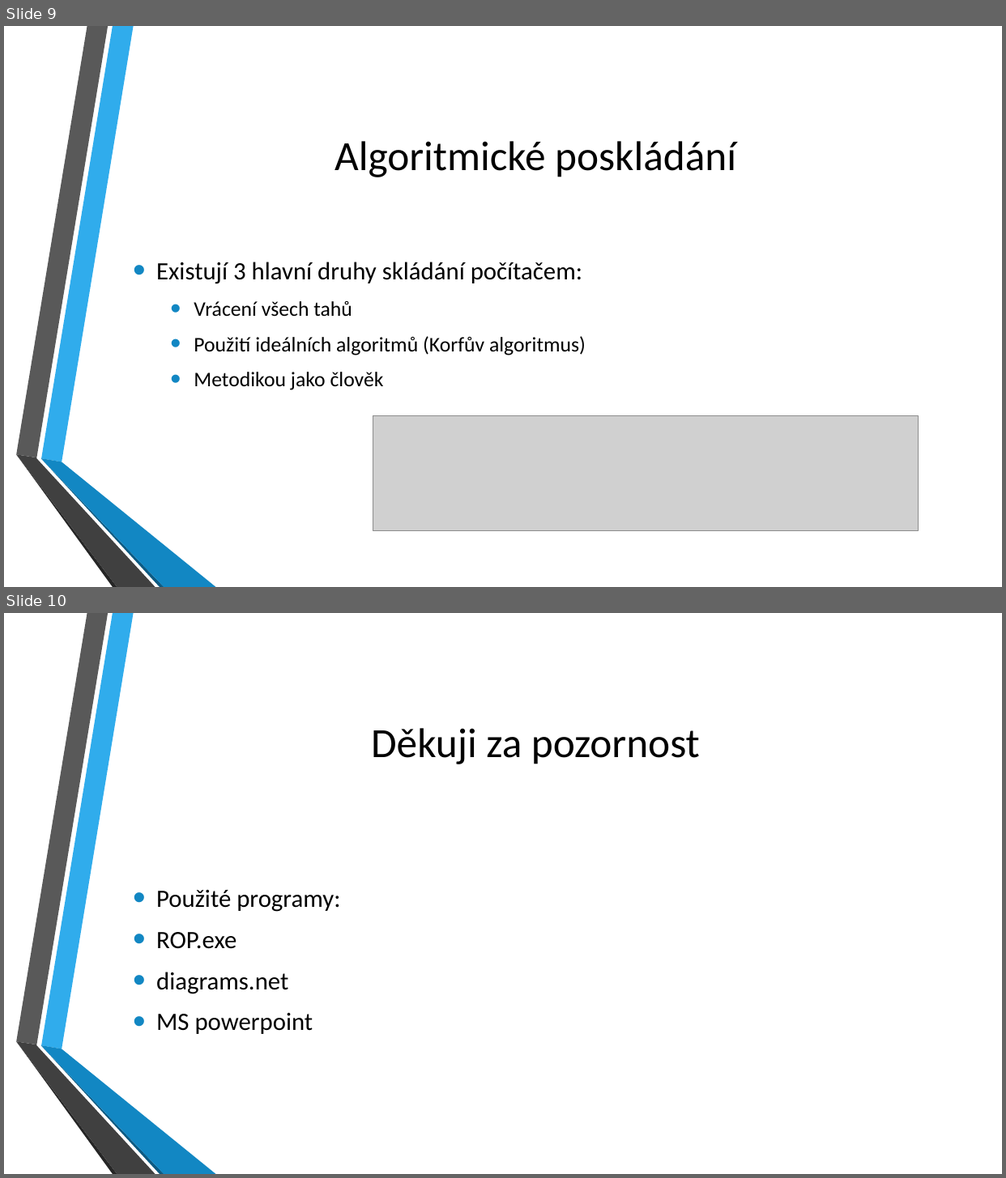
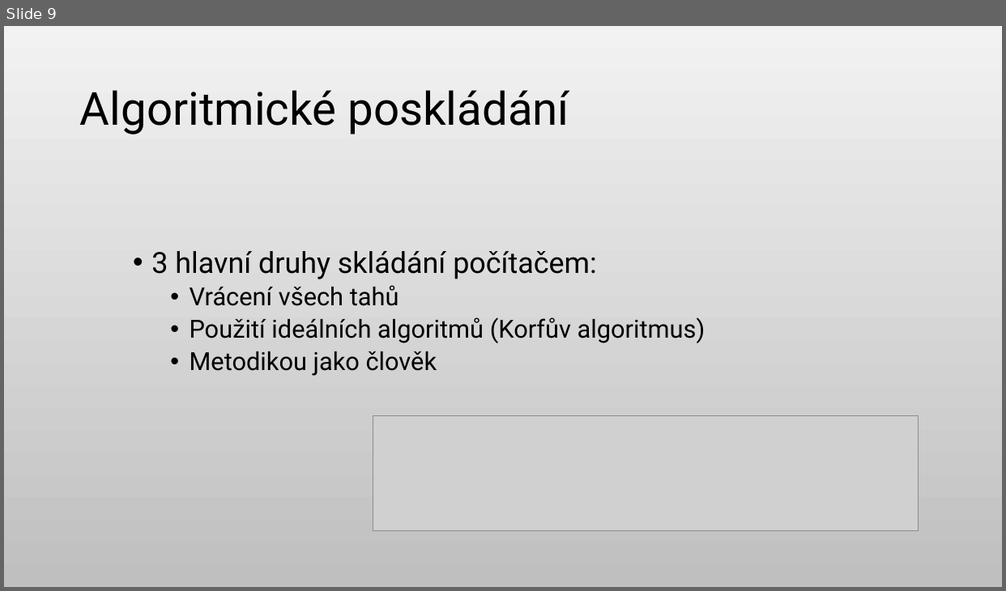
Before and after one commit to KurtinLukas/Rubiks-cube-ROP, a slide deck: ROP Kurtin prezentace.pptx. Shown one above the other, each under a label of ours: slides 9 and 10 before the commit, slide 9 after it. The pictures are 1006x1178 and 1006x591 pixels, drawn with LibreOffice and Linux fonts; fonts in the diff are those of the drawing; grey boxes stand for pictures; background and template pictures are left out. Boxes give left, top, right and bottom in pixels: in the first picture for what was removed or moved away, otherwise in the second. Text is boxed around its words. In the diff, an @@ line names an element or a change of style, - is before the commit and + after.

```diff
--- a/ROP Kurtin prezentace.pptx
+++ b/ROP Kurtin prezentace.pptx
@@ slide 10 removed at (x1=4, y1=613, x2=1002, y2=1174), background picture (left out); not listed: 6 template elements that a slide beside it also shows @@
@@ title removed at (x1=371, y1=728, x2=700, y2=764) @@
-Děkuji za pozornost
@@ text removed at (x1=156, y1=890, x2=340, y2=1034) @@
-• Použité programy:
-• ROP.exe
-• diagrams.net
-• MS powerpoint
@@ slide 9 changed as well @@
@@ background picture (left out) to gradient #F2F2F2 to #BFBFBF @@
@@ title "Algoritmické poskládání" moved from (x1=334, y1=141, x2=736, y2=177) to (x1=80, y1=90, x2=569, y2=135) @@
@@ title "Algoritmické poskládání" at (x1=80, y1=90, x2=569, y2=135): size 40 to 44 pt, font Calibri to Roboto; alignment centre to left; line spacing 1 to 0.9 @@
@@ text "3 hlavní druhy skládání počítačem:" at (x1=151, y1=251, x2=705, y2=376): vertical alignment middle to top @@
@@ text at (x1=151, y1=251, x2=597, y2=280): text changed; size 24 to 28 pt; font Calibri to Roboto @@
-• Existují 3 hlavní druhy skládání počítačem:
+• 3 hlavní druhy skládání počítačem:
@@ text at (x1=189, y1=285, x2=705, y2=376): size 20 to 24 pt, font Calibri to Roboto in "Vrácení všech tahů", "Použití ideálních algoritmů (Korfův algoritmus)", "Metodikou jako člověk"; indent changed; line spacing 1 to 0.9; less space between paragraphs @@
@@ group removed at (x1=16, y1=26, x2=216, y2=587): 6 freeform shapes @@
```
Also in this commit, not shown: 7 other slides changed, 2 slides added, 1 other slide removed, 5 other files.
